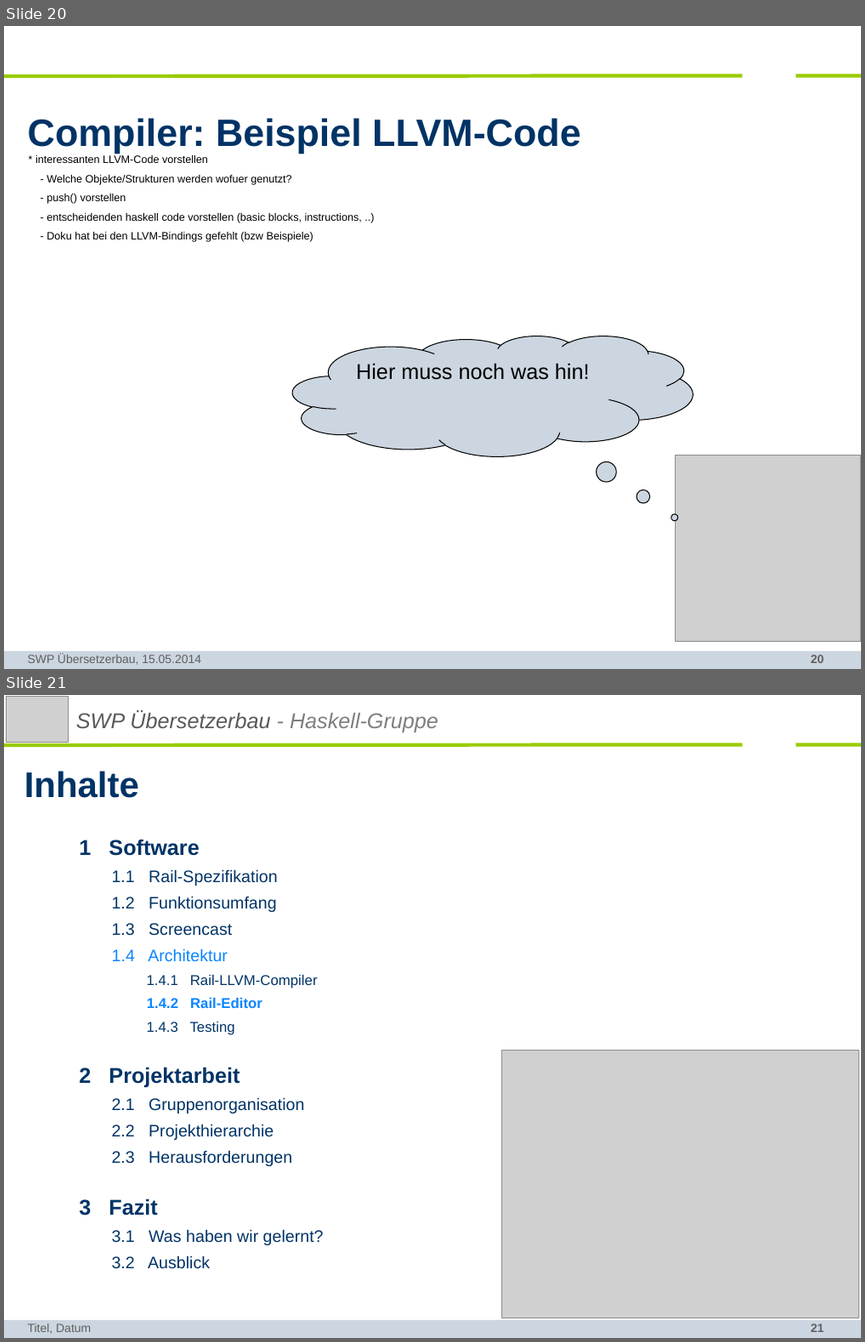
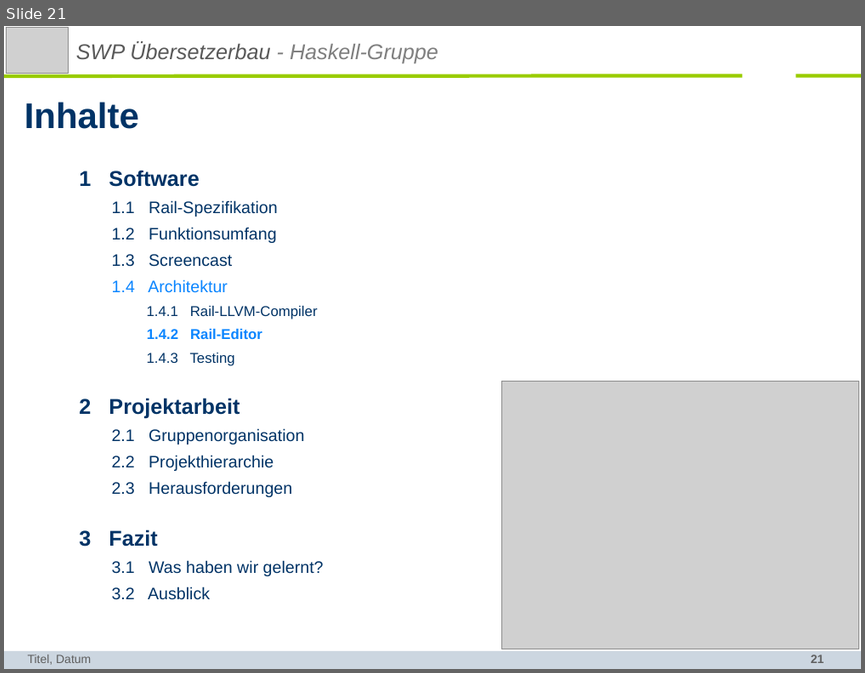
Before and after one commit to SWP-Ubau-SoSe2014-Haskell/SWPSoSe14, a slide deck: documentation/SWPSoSe14MS3.ppt. Shown one above the other, each under a label of ours: slides 20 and 21 before the commit, slide 21 after it. The pictures are 865x1342 and 865x673 pixels, drawn with LibreOffice and Linux fonts; fonts in the diff are those of the drawing; grey boxes stand for pictures; background and template pictures are left out. Boxes give left, top, right and bottom in pixels: in the first picture for what was removed or moved away, otherwise in the second. Text is boxed around its words. In the diff, an @@ line names an element or a change of style, - is before the commit and + after.

```diff
--- a/documentation/SWPSoSe14MS3.ppt
+++ b/documentation/SWPSoSe14MS3.ppt
@@ slide 20 removed at [4, 26, 861, 669], background #FFFFFF; not listed: 4 template elements that a slide beside it also shows @@
@@ title removed at [28, 118, 581, 154] @@
-Compiler: Beispiel LLVM-Code
@@ text removed at [35, 155, 362, 242] @@
-* interessanten LLVM-Code vorstellen
-- Welche Objekte/Strukturen werden wofuer genutzt?
-- push() vorstellen
-- entscheidenden haskell code vorstellen (basic blocks, instructions, ..)
-- Doku hat bei den LLVM-Bindings gefehlt (bzw Beispiele)
@@ thought cloud removed at [293, 335, 692, 456] @@
-Hier muss noch was hin!
@@ picture removed at [675, 455, 861, 641] @@
@@ text removed at [28, 653, 201, 664] @@
-SWP Übersetzerbau, 15.05.2014
```
Also in this commit, not shown: 2 slides changed, 1 slide added.
